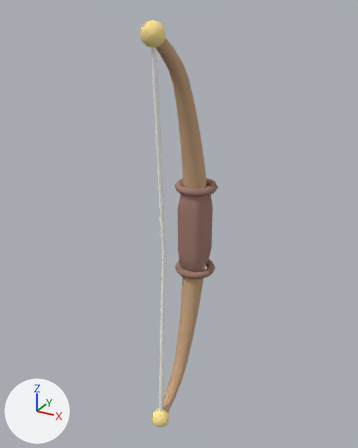
The OBJ model assets/meshes/AmbushBow.obj, before and after one commit.
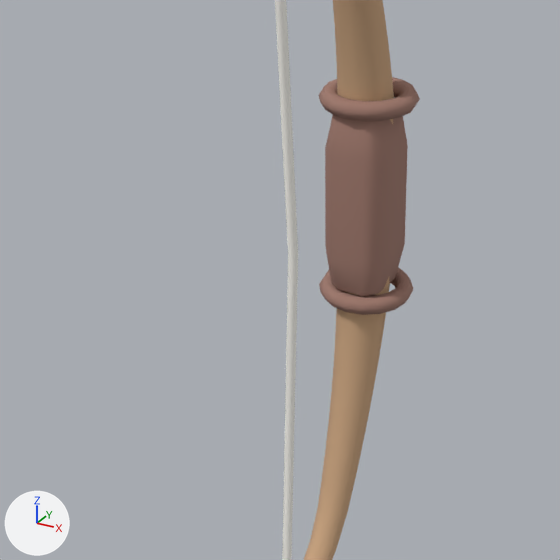
Each version is shown whole from a 50 mm lens placed at (2.54, -4.43, 4.95), pointed at (-0.05, 0.29, 2.59), then close up on the part from 11% to 78% of the width and 32% to 86% of the height. The axes (+X, +Y, +Z) are drawn at lower left. The lights are the same throughout. The older version's two pictures come first. Where no turn or scale is listed for an object, it has been applied to the vertices.

The older version as bpy lines, for what is in view:
```python
mat_grip = principled_material('Grip')
mat_grip.base_color = (0.353, 0.196, 0.157)  # beige #a07a6e
mat_grip.roughness = 1.0
me_grip = bpy.data.meshes.new('Grip')
me_grip.from_pydata(...)  # 248 vertices, 492 faces; spans x -0.26..0.26, y 0.36..0.88, z 1.827..3.013
me_grip.materials.append(mat_grip)  # beige #a07a6e
me_limbs = bpy.data.meshes.new('Limbs')
me_limbs.from_pydata(...)  # 301 vertices, 600 faces; spans x -0.17..0.17, y -0.33..0.78, z 0.07..4.77
me_limbs.materials.append(mat_limbs)  # brown #caa480
me_string = bpy.data.meshes.new('String')
me_string.from_pydata(...)  # 18 vertices, 24 faces; spans x -0.03..0.03, y -0.32..-0.14, z 0.12..4.72
me_string.materials.append(mat_string)  # white #fbf8f1
ob_grip = bpy.data.objects.new('Grip', me_grip)
ob_grip.location = (0.0, 0.0, 0.0)
ob_limbs = bpy.data.objects.new('Limbs', me_limbs)
ob_limbs.location = (0.0, 0.0, 0.0)
ob_string = bpy.data.objects.new('String', me_string)
ob_string.location = (0.0, 0.0, 0.0)
```
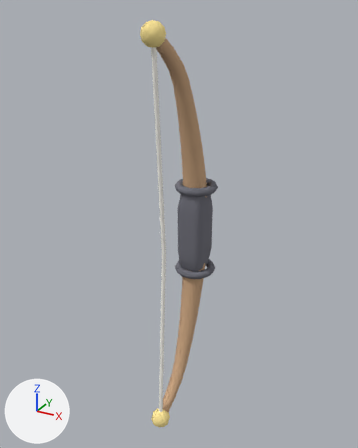
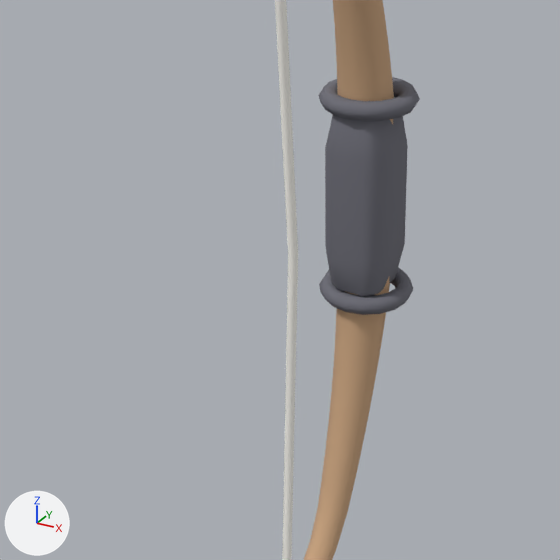
What changed in the scene script:
```text
Change mat_grip:
    mat_grip.base_color: (0.353, 0.196, 0.157) -> (0.157, 0.157, 0.188)  # beige #a07a6e -> grey #6e6e78
```

Pixel boxes (x1, y1, x2, y2) of what changed, in the close-ups (560 x 560 px):
'Grip', recoloured (beige to grey): (319, 77, 420, 315) in both
